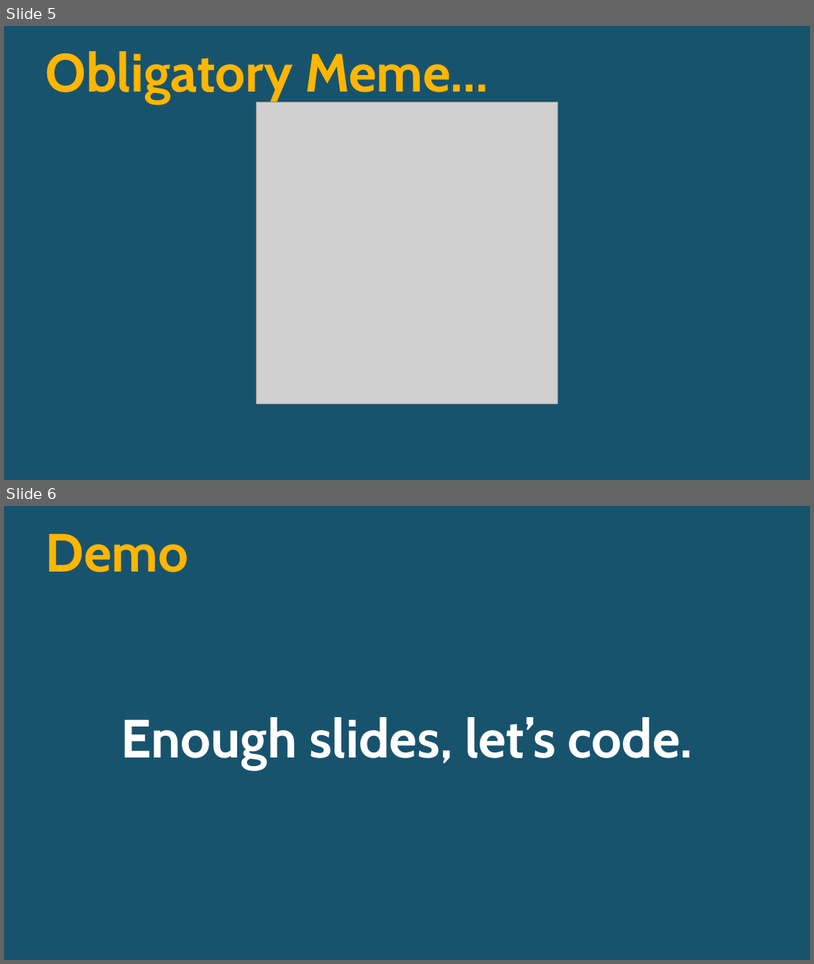
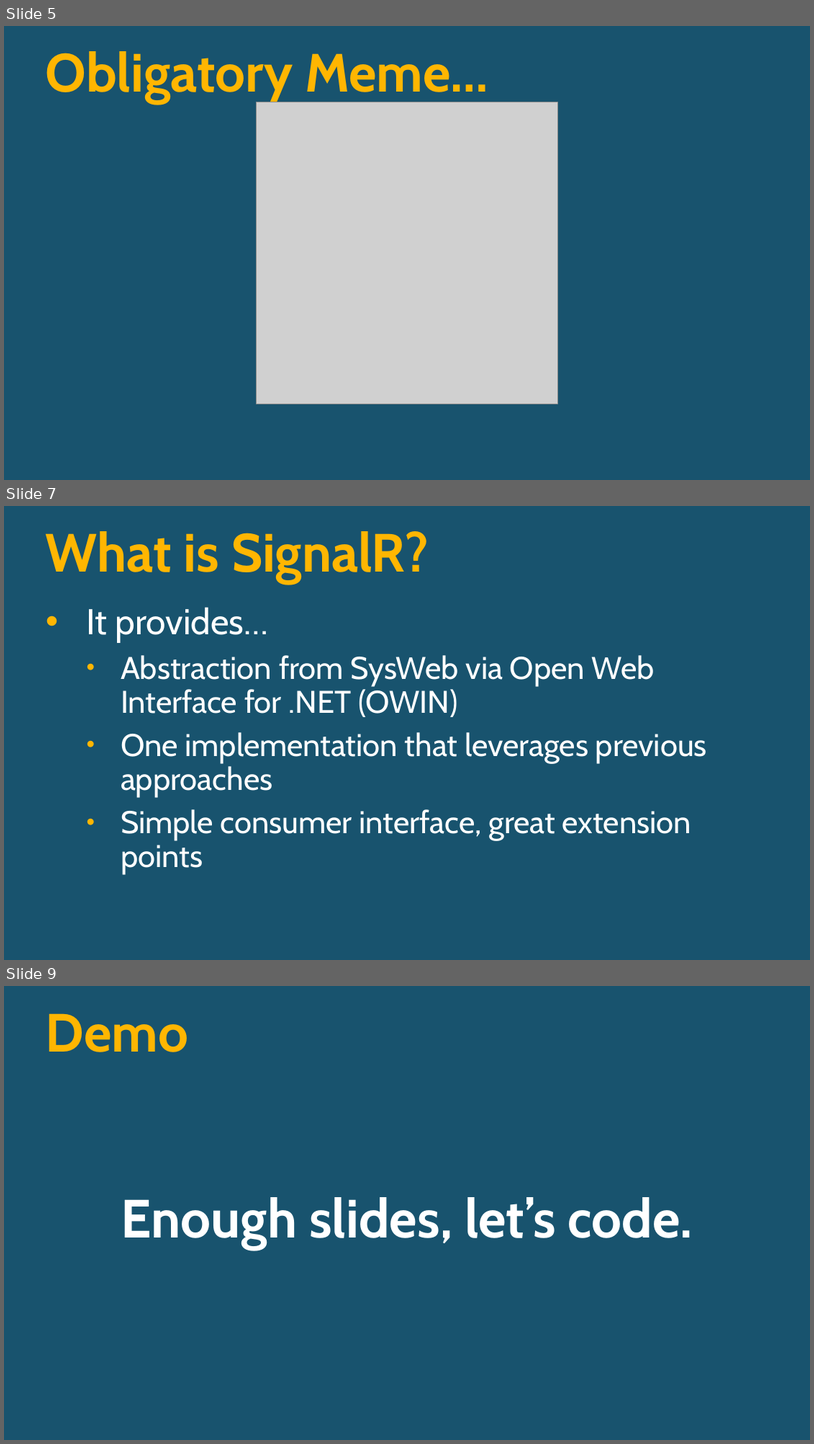
Before and after one commit to lozanotek/realtime-signalr, a slide deck: slides/SignalRAllTheThings.pptx. Shown one above the other, each under a label of ours: slides 5 and 6 before the commit, slides 5, 7 and 9 after it; the slides between them are not shown. The pictures are 814x964 and 814x1444 pixels, drawn with LibreOffice and Linux fonts; fonts in the diff are those of the drawing; grey boxes stand for pictures; background and template pictures are left out. Boxes give left, top, right and bottom in pixels: in the first picture for what was removed or moved away, otherwise in the second. Text is boxed around its words. In the diff, an @@ line names an element or a change of style, - is before the commit and + after.

Commit message:
Updated the slides with the 'what is' information

```diff
--- a/slides/SignalRAllTheThings.pptx
+++ b/slides/SignalRAllTheThings.pptx
@@ slide 7 added at (4, 506, 810, 960), background picture (left out) @@
@@ title added at (46, 531, 429, 583), 48 pt, text #FFB601, bold @@
+What is SignalR?
@@ text added at (86, 607, 707, 875), 28 pt, text #FFFFFF @@
+• It provides…
+  • Abstraction from SysWeb via Open Web Interface for .NET (OWIN)
+  • One implementation that leverages previous approaches
+  • Simple consumer interface, great extension points
@@ what was slide 6 is now slide 9 @@
```
Also in this commit, not shown: 2 other slides added.
